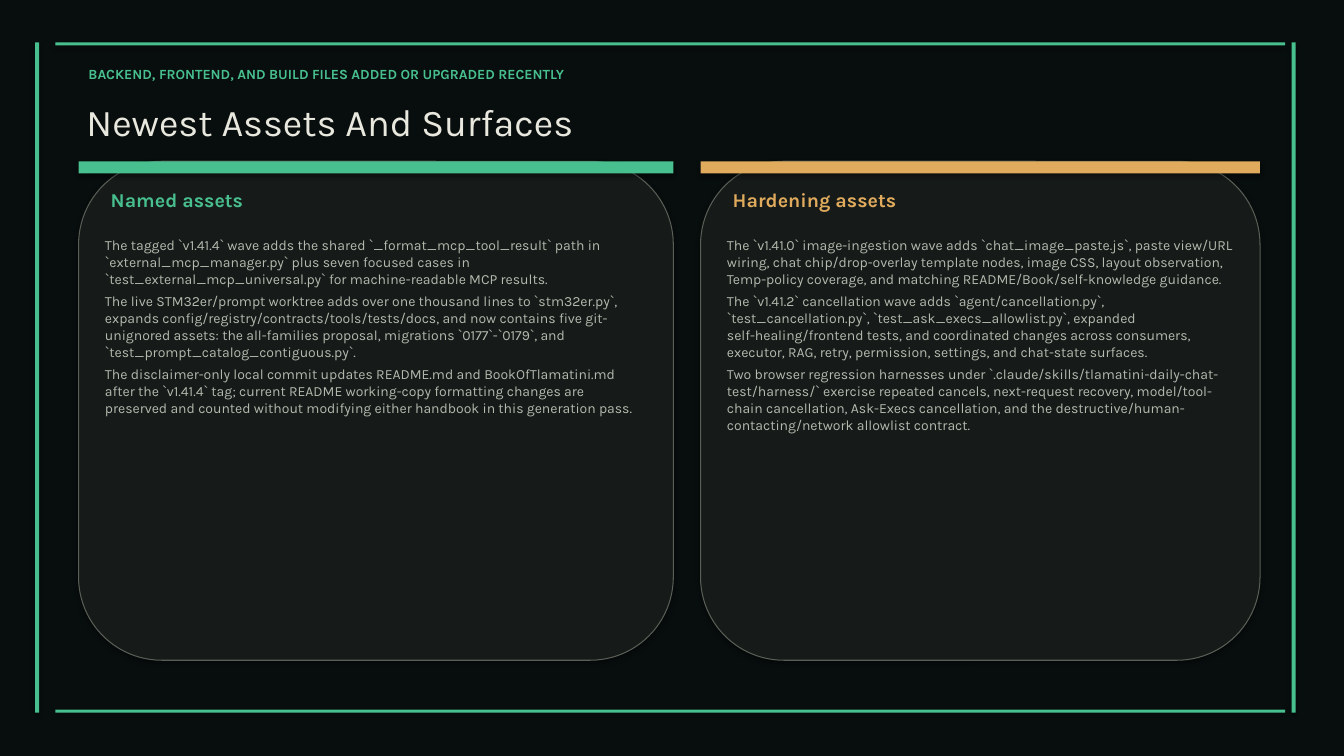
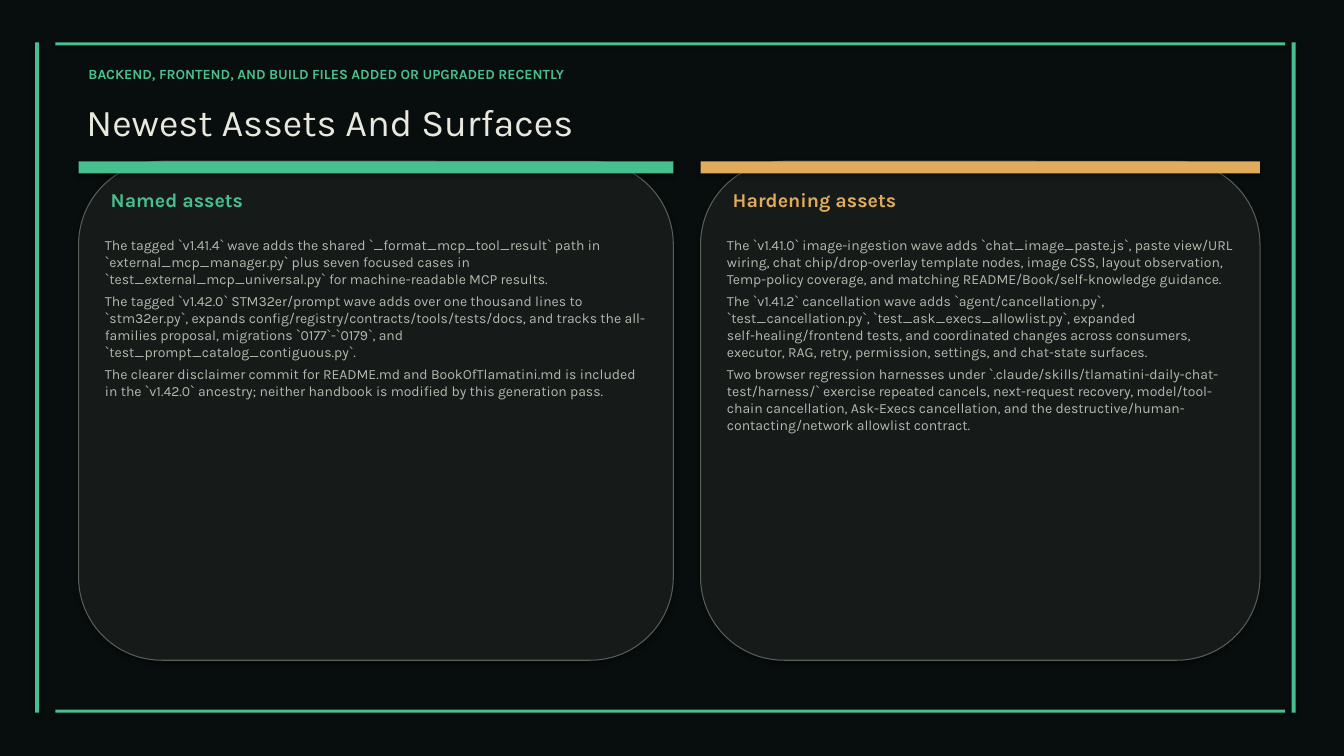
Before and after one commit to XAIHT/Tlamatini, a slide deck: slide 64 of Tlamatini_eXtended_Artificial_Intelligence_Humanly_Tempered.pptx (slide 61 before the commit). Drawn at 1344x756 pixels with LibreOffice and Linux fonts; fonts in the diff are those of the drawing. Boxes give left, top, right and bottom in pixels: in the first picture for what was removed or moved away, otherwise in the second. Text is boxed around its words. In the diff, an @@ line names an element or a change of style, - is before the commit and + after.

```diff
--- a/Tlamatini_eXtended_Artificial_Intelligence_Humanly_Tempered.pptx
+++ b/Tlamatini_eXtended_Artificial_Intelligence_Humanly_Tempered.pptx
@@ text at (x1=105, y1=295, x2=645, y2=400): text changed @@
-The live STM32er/prompt worktree adds over one thousand lines to `stm32er.py`, expands config/registry/contracts/tools/tests/docs, and now contains five git-unignored assets: the all-families proposal, migrations `0177`-`0179`, and `test_prompt_catalog_contiguous.py`.
-The disclaimer-only local commit updates README.md and BookOfTlamatini.md after the `v1.41.4` tag; current README working-copy formatting changes are preserved and counted without modifying either handbook in this generation pass.
+The tagged `v1.42.0` STM32er/prompt wave adds over one thousand lines to `stm32er.py`, expands config/registry/contracts/tools/tests/docs, and tracks the all-families proposal, migrations `0177`-`0179`, and `test_prompt_catalog_contiguous.py`.
+The clearer disclaimer commit for README.md and BookOfTlamatini.md is included in the `v1.42.0` ancestry; neither handbook is modified by this generation pass.
```
Also in this commit, not shown: 27 other slides changed, 5 slides added, 1 slide removed, 7 other files.
